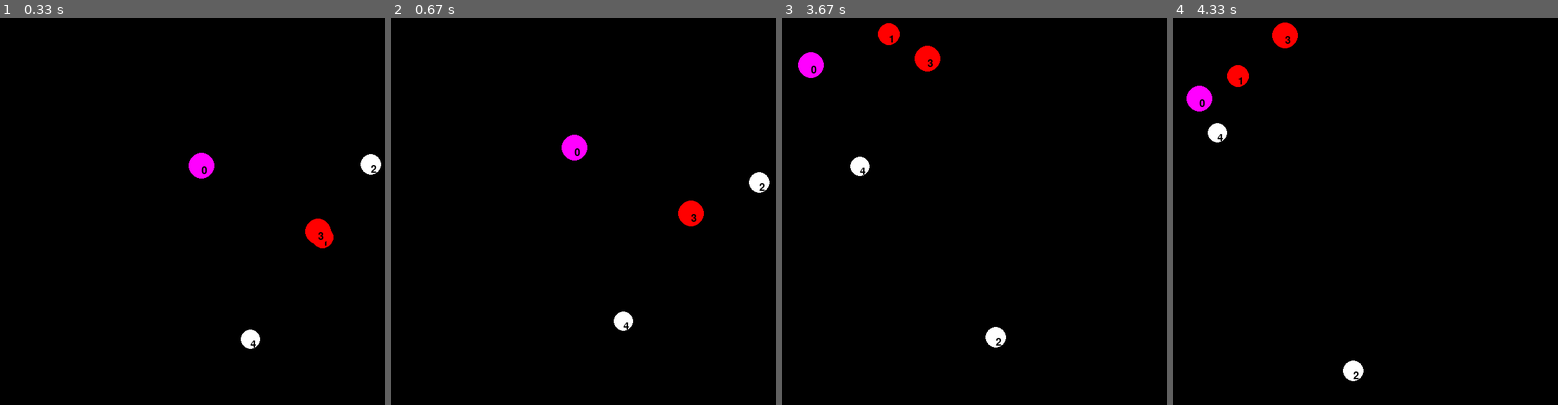
Above: before the commit, frames 1-4 (left to right).
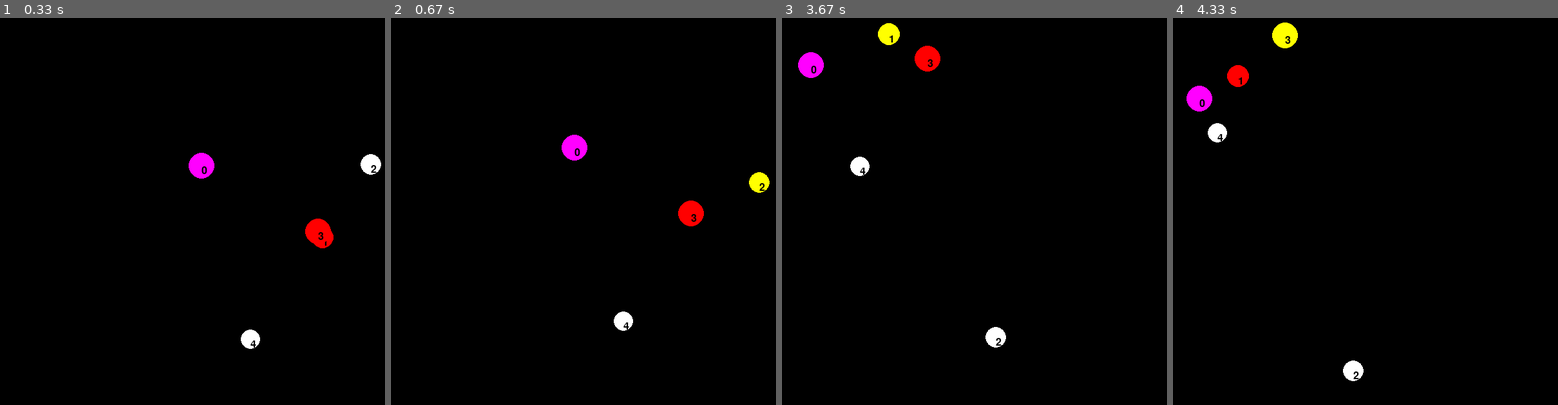
Above: after the commit, the same moments.

Repository: bchipman/bouncing_balls_pygame
Game: pygame game, started from main.py
Same seed, same stepped clock (60 frames per second), same inputs: the game is played once before the commit and once after it.
Inputs:
- Up to frame 1 (0.33 s): no input
- Up to frame 2 (0.67 s): no input
- Up to frame 3 (3.67 s): no input
- Up to frame 4 (4.33 s): no input

Frame 1 is identical in both runs. In frame 2, 0.2% of the frame differs, in the area x 92-99%, y 39-46%; in frame 3, 0.2%; in frame 4, 0.3%, in the area x 25-33%, y 1-8%.

Commit message:
Moved functionality of '_change_direction_if_necessary' method to the 'move' method, added '_change_color_if_collision' method, now able to set number of frames for ball to be different color when collision occurs via the 'counter' attribute.

Diff:
--- a/ball_module.py
+++ b/ball_module.py
@@ -17,23 +17,24 @@
         self.color = self.start_color
         self.ball_edges = calculate.edge_values(self.center_absolute, self.radius_absolute)
         self.walls_hit = calculate.walls_hit(self.ball_edges, self.window_size)
+        self.counter = 0
 
     def move(self):
-        x_abs, y_abs    = self.center_absolute
-        dx_abs, dy_abs  = self.velocity_absolute
-        new_xy_abs      = (x_abs+dx_abs, y_abs+dy_abs)
-        self.center_absolute = new_xy_abs
-        self._change_velocity_direction_if_necessary(new_xy_abs)
+        self.center_absolute = calculate.new_position(self.center_absolute, self.velocity_absolute)
+        self.ball_edges = calculate.edge_values(self.center_absolute, self.radius_absolute)
+        self.walls_hit = calculate.walls_hit(self.ball_edges, self.window_size)
+        self.velocity_absolute = calculate.velocity_after_wall_collision(self.velocity_absolute, self.walls_hit)
+        self._change_color_if_collision()
         return (self.center_absolute, self.radius_absolute)
 
-    def _change_velocity_direction_if_necessary(self, new_position_abs):
-        ball_edges = calculate.edge_values(new_position_abs, self.radius_absolute)
-        walls_hit = calculate.walls_hit(ball_edges, self.window_size)
-        if walls_hit != '': self.color = colors.YELLOW
-        else:               self.color = self.start_color
-        new_velocity_abs = calculate.velocity_after_wall_collision(self.velocity_absolute, walls_hit)
-        self.velocity_absolute = new_velocity_abs
-
+    def _change_color_if_collision(self):
+        if self.walls_hit == '':  # if no walls hit THIS frame..
+            self.counter = self.counter - 1 if self.counter > 0 else 0  # ..decrement if necessary
+            if self.counter == 0:  # if counter is at 0..
+                self.color = self.start_color  # ..set ball color to starting color
+        else: # if walls were hit this frame..
+            self.color = colors.YELLOW  # ..set ball color to yellow
+            self.counter = 5  # ..and reset counter
 
 class BallCreator:
     def __init__(self, options):
@@ -101,4 +102,3 @@
     def absolute(self, absolute_size):
         W, H = absolute_size
         return (int(self._relative_x * W), int(self._relative_y * H))
-        return (int(self._relative_x * W), int(self._relative_y * H))
--- a/calculate.py
+++ b/calculate.py
@@ -25,3 +25,8 @@
     if 'E' in walls_hit:    vx = vx * -1
     if 'W' in walls_hit:    vx = vx * -1
     return (vx, vy)
+
+def new_position(position, velocity):
+    x, y = position
+    dx, dy = velocity
+    return (x+dx, y+dy)
